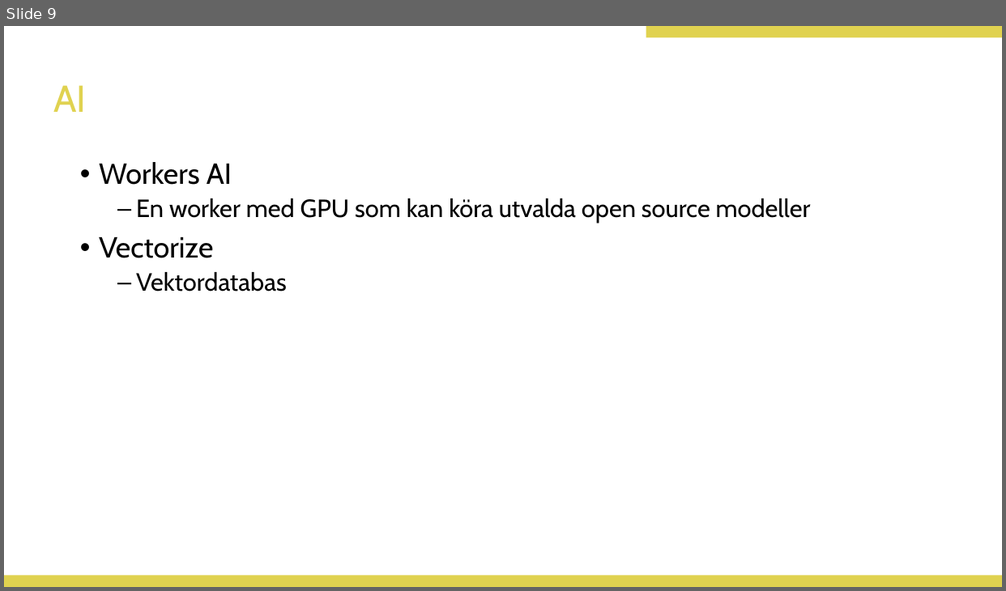
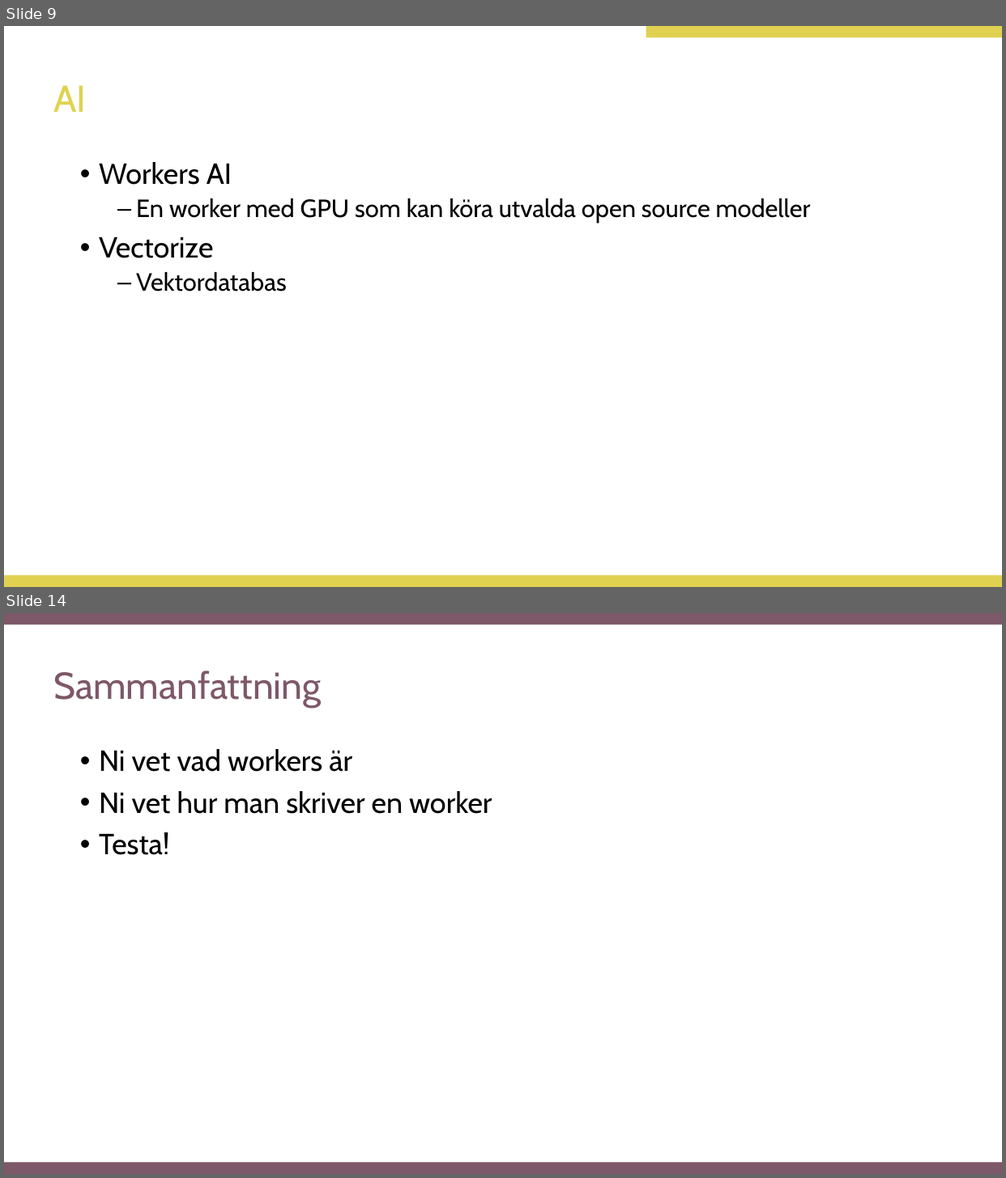
Before and after one commit to Doverstav/kitscon241, a slide deck: docs/presentation.pptx. Shown one above the other, each under a label of ours: slide 9 before the commit, slides 9 and 14 after it; the slides between them are not shown. The pictures are 1006x591 and 1006x1178 pixels, drawn with LibreOffice and Linux fonts; fonts in the diff are those of the drawing; background and template pictures are left out. Boxes give left, top, right and bottom in pixels: in the first picture for what was removed or moved away, otherwise in the second. Text is boxed around its words. In the diff, an @@ line names an element or a change of style, - is before the commit and + after.

```diff
--- a/docs/presentation.pptx
+++ b/docs/presentation.pptx
@@ slide 14 added at (4, 613, 1002, 1174), background #FFFFFF @@
@@ rectangle added at (4, 613, 1002, 625), fill #7D5868 @@
@@ title added at (53, 671, 321, 707), 36 pt, text #7D5868 @@
+Sammanfattning
@@ text added at (99, 749, 492, 855), 28 pt, text #000000 @@
+• Ni vet vad workers är
+• Ni vet hur man skriver en worker
+• Testa!
@@ rectangle added at (4, 1162, 1002, 1174), fill #7D5868 @@
```
Also in this commit, not shown: 5 slides changed, 8 other slides added, 7 slides removed, 1 other file.
